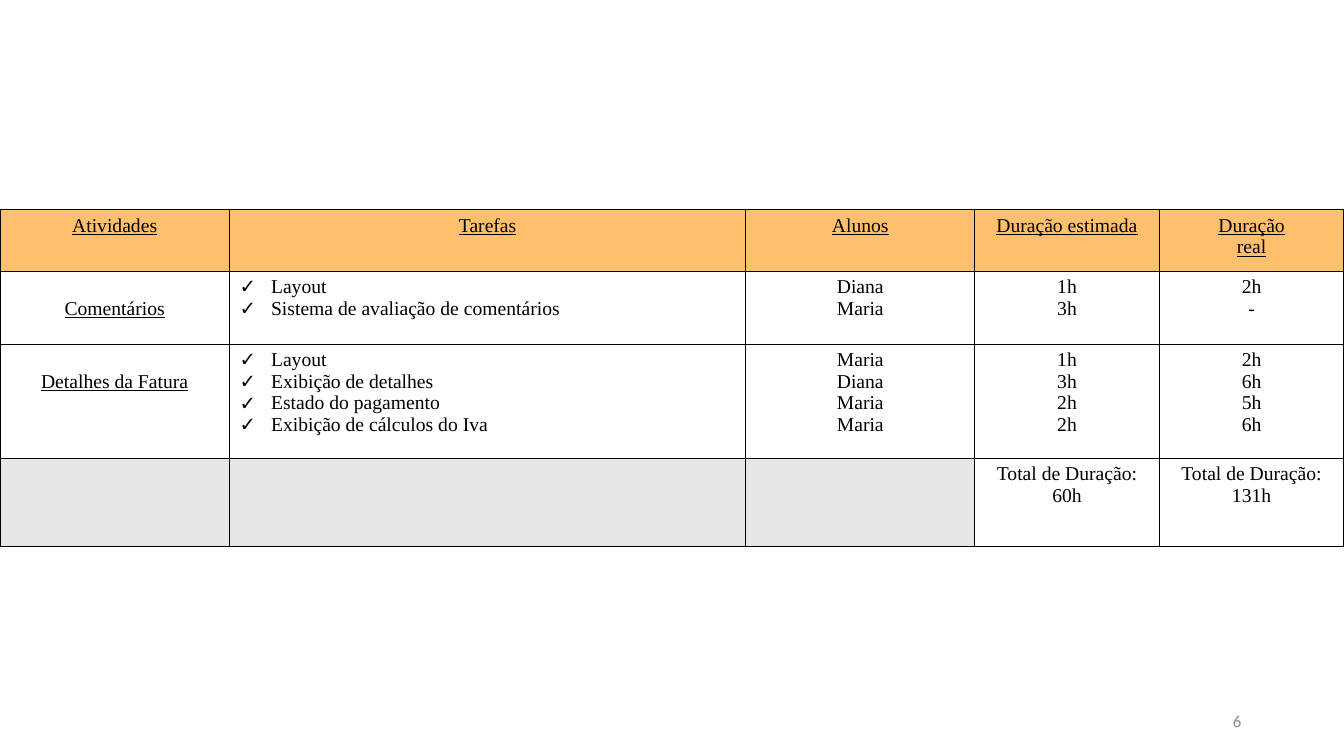
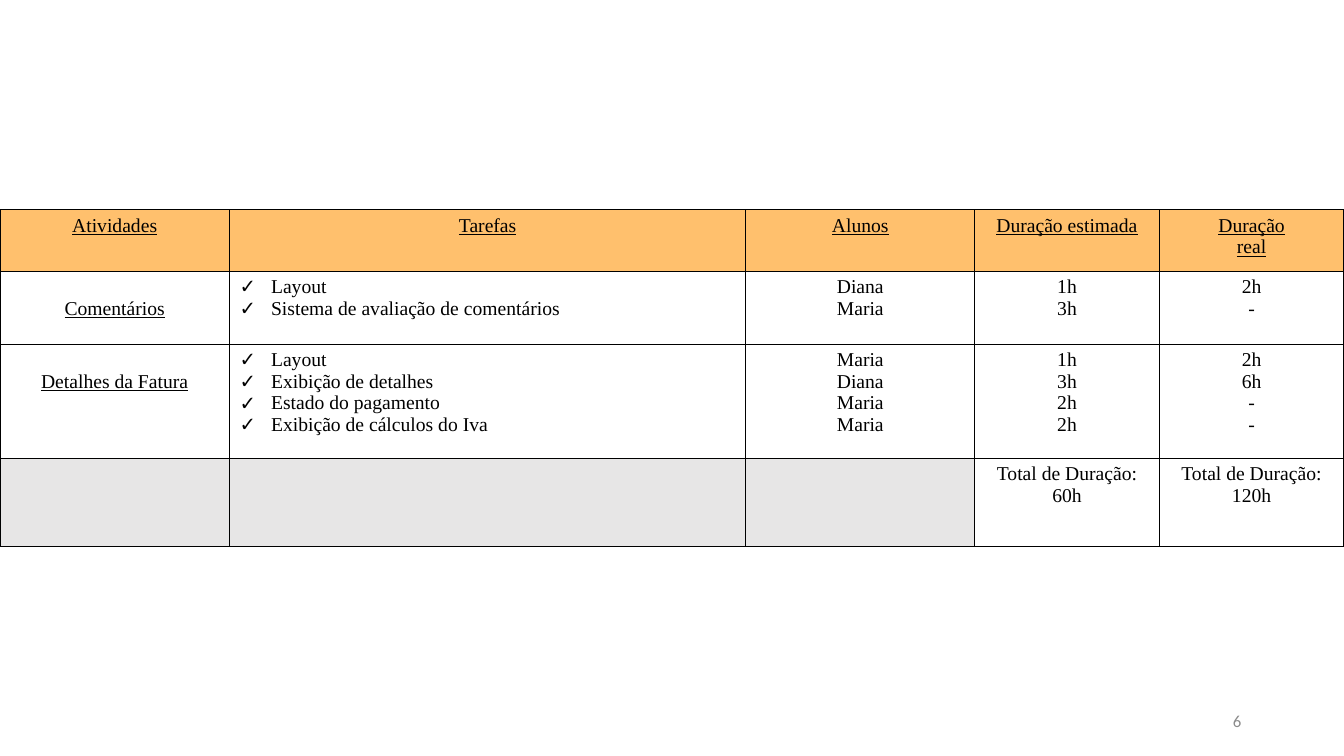
Before and after one commit to dianacatarino/PSI_AMSI_202324, a slide deck: slide 6 of doc/Apresentação 2ª Fase.pptx. Drawn at 1344x756 pixels with LibreOffice and Linux fonts; fonts in the diff are those of the drawing. Boxes give left, top, right and bottom in pixels: in the first picture for what was removed or moved away, otherwise in the second. Text is boxed around its words. In the diff, an @@ line names an element or a change of style, - is before the commit and + after.

```diff
--- a/doc/Apresentação 2ª Fase.pptx
+++ b/doc/Apresentação 2ª Fase.pptx
@@ table at [0, 210, 1344, 546] @@
-row 3, column 5: 2h / 6h / 5h / 6h
+row 3, column 5: 2h / 6h / - / -
-row 4, column 5: Total de Duração: / 131h
+row 4, column 5: Total de Duração: / 120h
```
Also in this commit, not shown: 19 other files.
